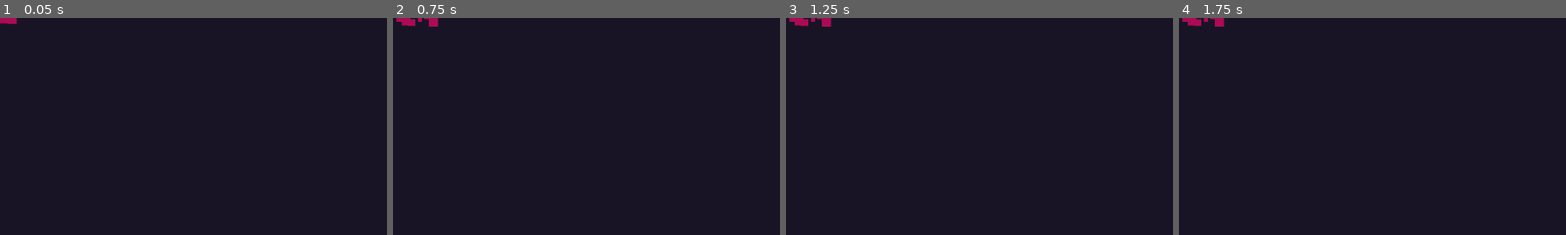
Above: before the commit, frames 1-4 (left to right).
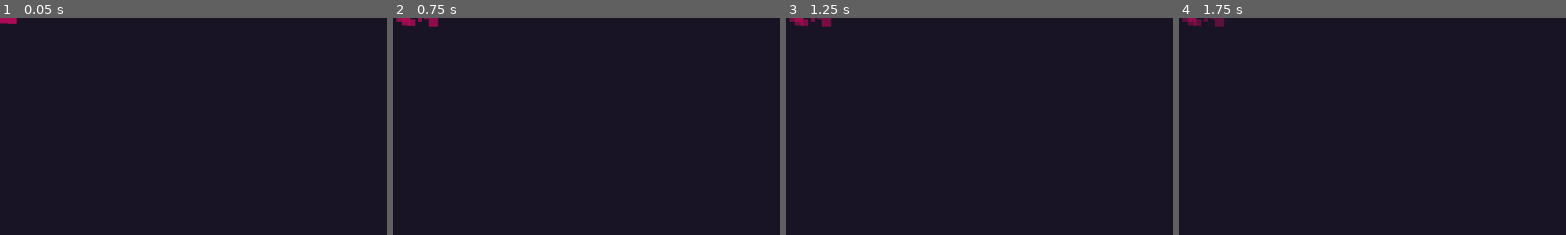
Above: after the commit, the same moments.

Repository: matheusmondenez/my-first-platform-game
Game: Godot game, scene res://wave_shooter/actors/blood.tscn
Two runs of this game, one before a commit and one after it. Both use one fixed random seed, a clock stepped at 60 frames per second and the inputs below. This scene is started directly instead of the project's main scene.
Inputs (mouse positions are % of the whole screen's width and height, from its top left):
- Up to frame 1 (0.05 s): no input
- Up to frame 2 (0.75 s): tap Enter at 0.5 s; move the mouse to (72, 45) at 0.52 s; press the mouse at (72, 45) at 0.53 s; hold D (right) from 0.53 s (still down)
- Up to frame 3 (1.25 s): keep holding D (right); tap Space (jump) at 0.77 s
- Up to frame 4 (1.75 s): keep holding D (right); tap Space (jump) at 1.25, 1.52 s; move the mouse to (30, 55) at 1.27 s; release the mouse at (30, 55) at 1.28 s; click (30, 55) at 1.35 s
The pictures show only the part of the screen within x 0-50%, y 0-50%; the shares and areas given below are measured in that part.

Frame 1 is identical in both runs. In frame 2, 0.2% of the frame differs, in the area x 1-12%, y 0-5%; in frame 3, 0.2%; in frame 4, 0.3%, in the area x 0-12%, y 0-5%.

Commit message:
improves enemy blood splat fade

Diff:
--- a/wave_shooter/actors/blood.gd
+++ b/wave_shooter/actors/blood.gd
@@ -1,9 +1,14 @@
 extends CPUParticles2D
 
-func _on_timer_timeout() -> void:
-	set_process(false)
-	set_physics_process(false)
-	set_process_input(false)
-	set_process_internal(false)
-	set_process_unhandled_input(false)
-	set_process_unhandled_key_input(false)
+func _on_emition_timer_timeout() -> void:
+	#set_process(false)
+	#set_physics_process(false)
+	#set_process_input(false)
+	#set_process_internal(false)
+	#set_process_unhandled_input(false)
+	#set_process_unhandled_key_input(false)
+	#process_mode = ProcessMode.PROCESS_MODE_DISABLED
+	emitting = false
+	speed_scale = 0
+	var tween = create_tween().set_ease(Tween.EASE_IN_OUT)
+	tween.tween_property(self, "color", Color("ab0b55", 0), 3)
--- a/wave_shooter/actors/blood.tscn
+++ b/wave_shooter/actors/blood.tscn
@@ -3,9 +3,9 @@
 [ext_resource type="Script" path="res://wave_shooter/actors/blood.gd" id="1_nvt6b"]
 
 [node name="Blood" type="CPUParticles2D"]
-z_index = -1
+z_index = -2
 amount = 15
-lifetime = 0.2
+lifetime = 3.0
 explosiveness = 1.0
 spread = 18.9
 gravity = Vector2(0, 0)
@@ -16,9 +16,9 @@
 color = Color(0.671399, 0.0434699, 0.332517, 1)
 script = ExtResource("1_nvt6b")
 
-[node name="Timer" type="Timer" parent="."]
+[node name="EmitionTimer" type="Timer" parent="."]
 wait_time = 0.15
 one_shot = true
 autostart = true
 
-[connection signal="timeout" from="Timer" to="." method="_on_timer_timeout"]
+[connection signal="timeout" from="EmitionTimer" to="." method="_on_emition_timer_timeout"]
--- a/wave_shooter/actors/projectile.tscn
+++ b/wave_shooter/actors/projectile.tscn
@@ -7,7 +7,6 @@
 
 [node name="Projectile" type="Polygon2D"]
 z_index = -1
-color = Color(0.877224, 0.646843, 0.167706, 1)
 polygon = PackedVector2Array(-8, -8, 8, -8, 8, 8, -8, 8)
 script = ExtResource("1_r1f7e")
 
